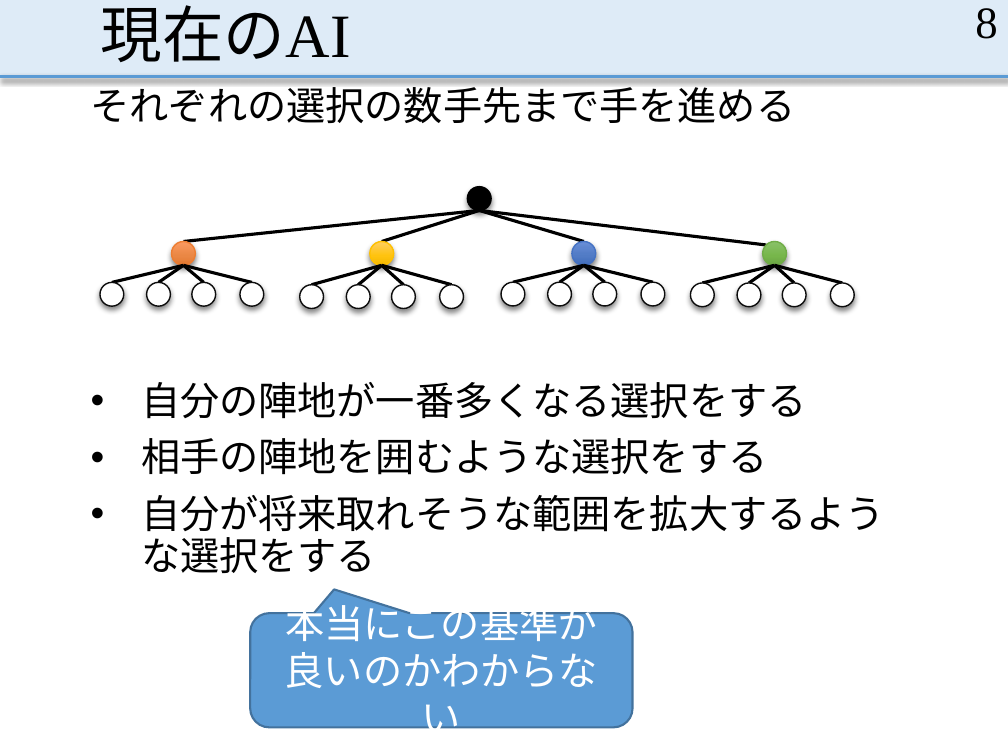
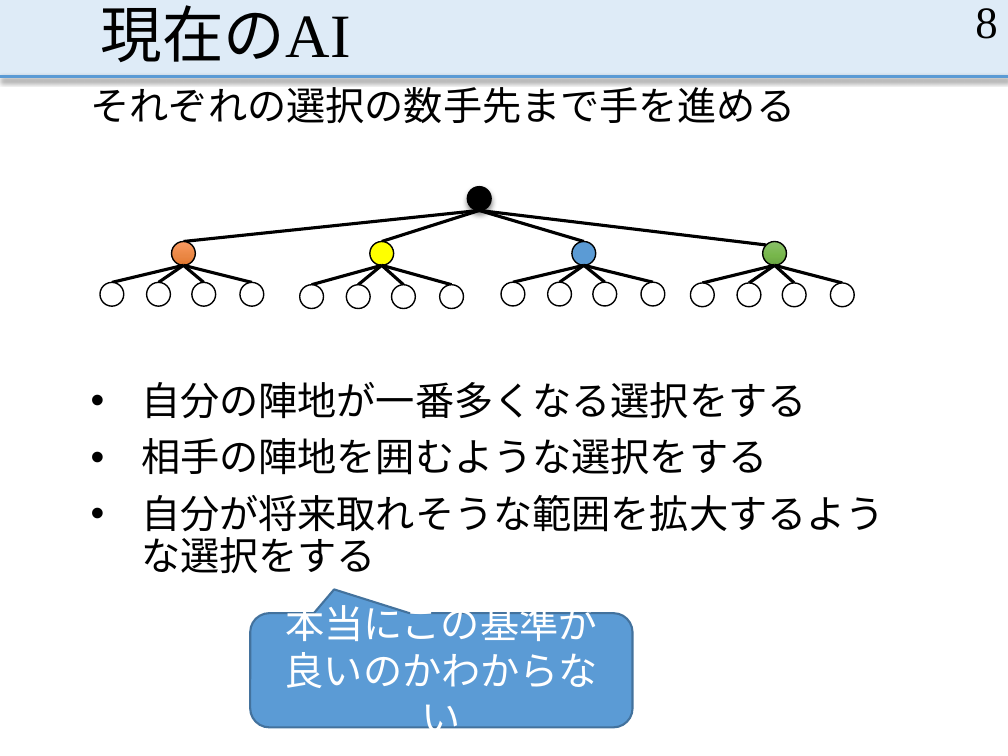
Before and after one commit to MasayaOda/SR, a slide deck: slide 8 of 中間発表.pptx. Drawn at 1008x756 pixels with LibreOffice and Linux fonts; fonts in the diff are those of the drawing. Boxes give left, top, right and bottom in pixels: in the first picture for what was removed or moved away, otherwise in the second. Text is boxed around its words. In the diff, an @@ line names an element or a change of style, - is before the commit and + after.

```diff
--- a/中間発表.pptx
+++ b/中間発表.pptx
@@ ellipse at [171, 242, 196, 266]: outline #ED7D31 1 pt to #000000 1 pt; shadow off @@
@@ ellipse at [370, 242, 394, 266]: fill gradient #FFD063 to #FFC410 to #F5B800 to #FFFF00; outline #FFC000 1 pt to #000000 1 pt; shadow off @@
@@ ellipse at [572, 242, 596, 266]: fill gradient #6A8ED7 to #527CC6 to #416DBC to #5B9BD5; outline #4472C4 1 pt to #000000 1 pt; shadow off @@
@@ ellipse at [763, 242, 787, 266]: outline #70AD47 1 pt to #000000 1 pt; shadow off @@
@@ outline #0D0D0D 1 pt to #000000 1 pt; shadow off in 16 elements at [240, 282, 264, 306], [192, 282, 216, 306], [146, 282, 170, 306], [100, 282, 124, 306], [439, 284, 464, 308], [391, 284, 415, 308], [347, 284, 371, 308], [299, 284, 324, 308], [641, 282, 665, 306], [593, 282, 617, 306], [547, 282, 572, 306], [501, 282, 525, 306], [831, 283, 855, 307], [782, 283, 806, 307], [737, 283, 761, 307], [690, 283, 715, 307] @@
```
Also in this commit, not shown: 4 other slides changed.
